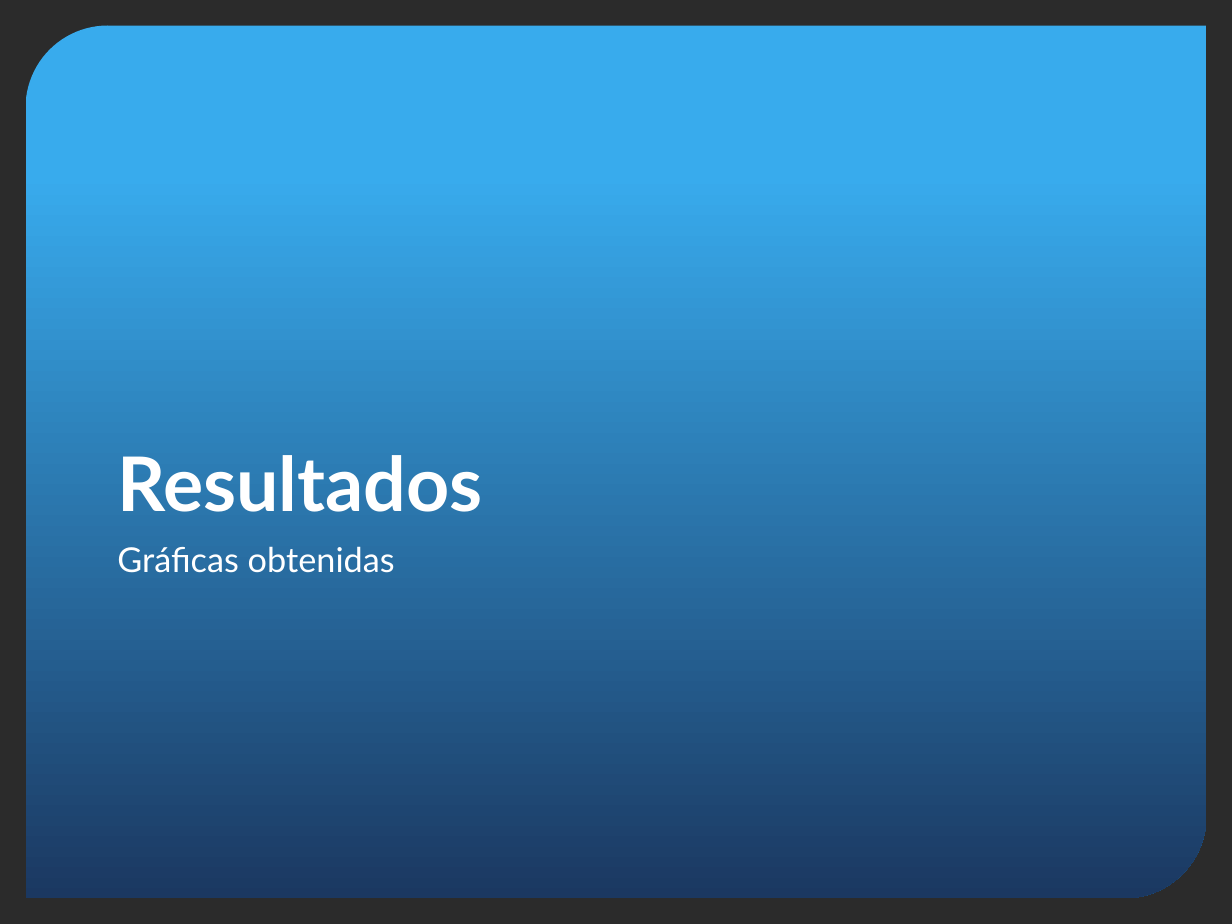
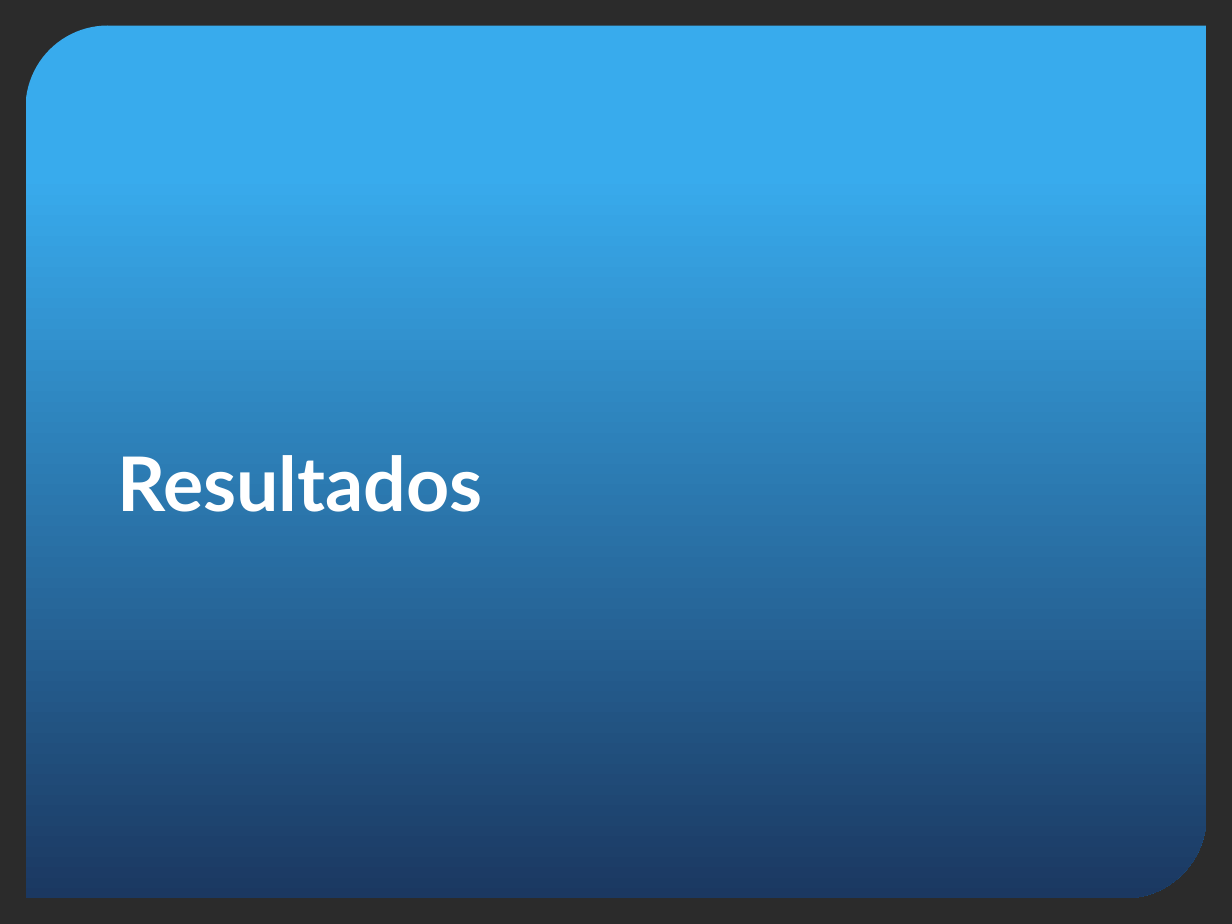
Before and after one commit to joseignaciosg/SIA-TP2, a slide deck: slide 14 of docs/SIA-TP2.pptx. Drawn at 1232x924 pixels with LibreOffice and Linux fonts; fonts in the diff are those of the drawing; background and template pictures are left out; a plain dark background stands for a picture behind light text. Boxes give left, top, right and bottom in pixels: in the first picture for what was removed or moved away, otherwise in the second. Text is boxed around its words. In the diff, an @@ line names an element or a change of style, - is before the commit and + after.

```diff
--- a/docs/SIA-TP2.pptx
+++ b/docs/SIA-TP2.pptx
@@ text removed at [117, 546, 395, 573] @@
-Gráficas obtenidas
```
Also in this commit, not shown: 4 other slides changed, 4 slides added, 2 slides removed.
